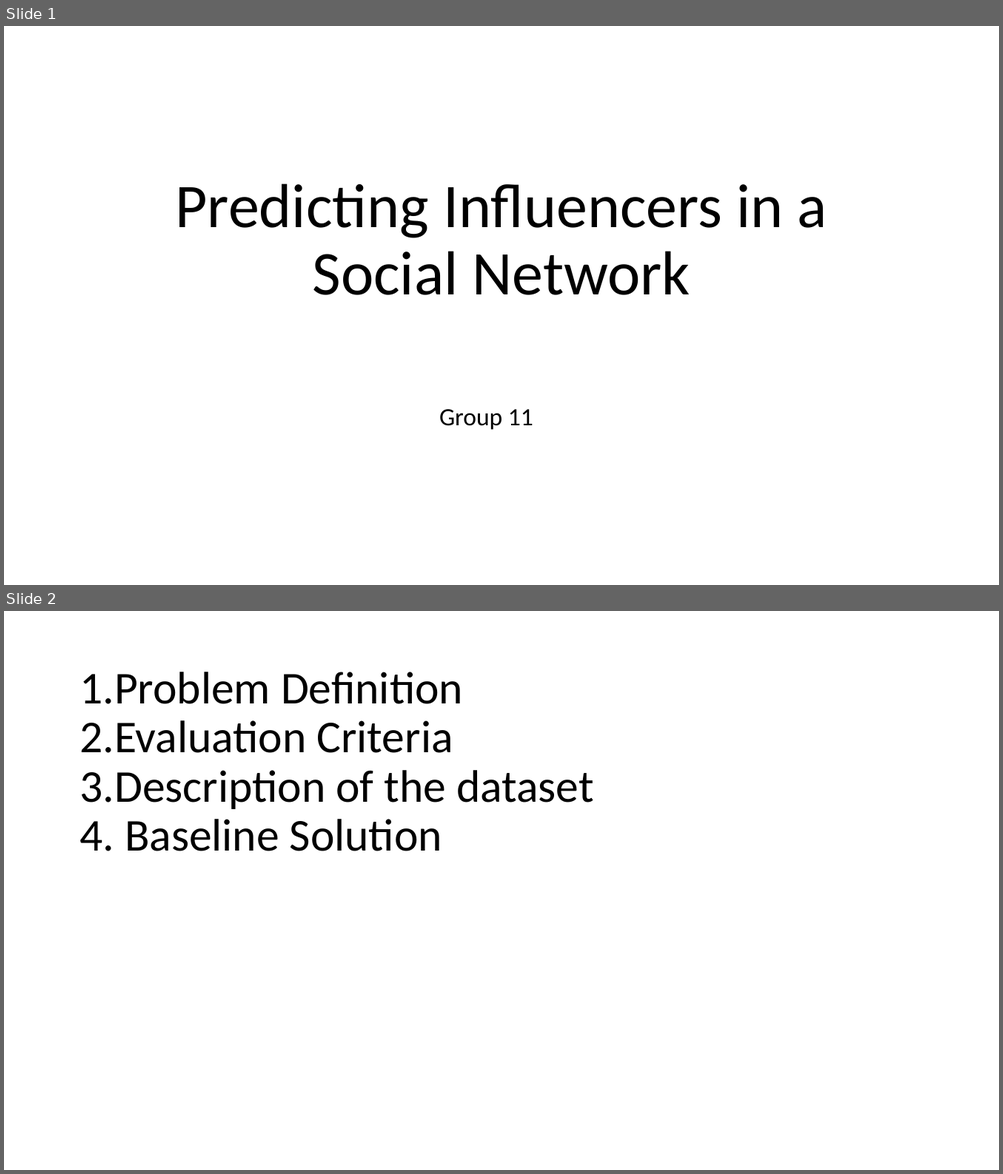
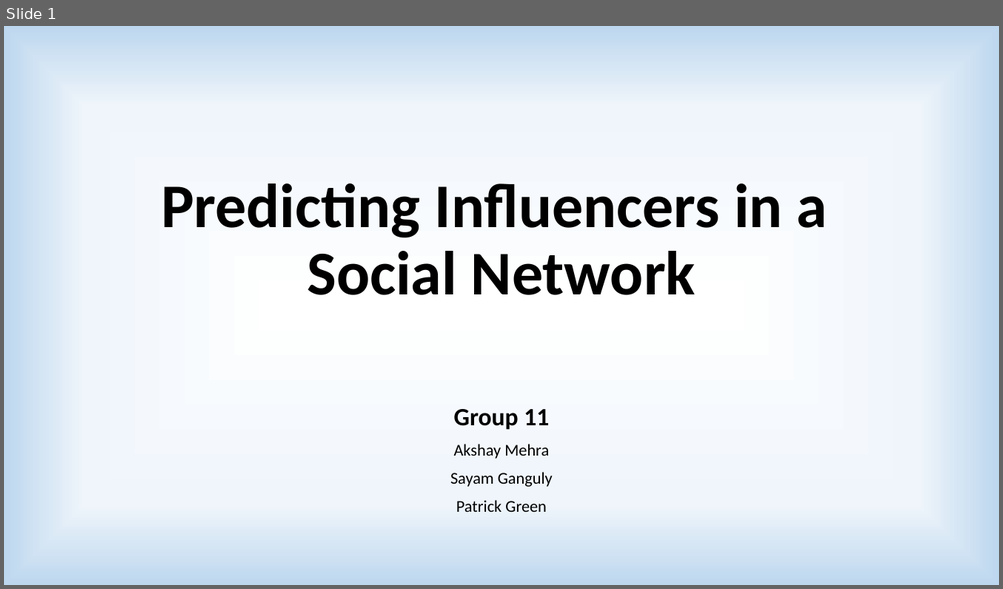
Before and after one commit to akshaymehra24/who-is-more-influential, a slide deck: Predicting Influencers in a Social Network.pptx. Shown one above the other, each under a label of ours: slides 1 and 2 before the commit, slide 1 after it. The pictures are 1003x1174 and 1003x589 pixels, drawn with LibreOffice and Linux fonts; fonts in the diff are those of the drawing. Boxes give left, top, right and bottom in pixels: in the first picture for what was removed or moved away, otherwise in the second. Text is boxed around its words. In the diff, an @@ line names an element or a change of style, - is before the commit and + after.

```diff
--- a/Predicting Influencers in a Social Network.pptx
+++ b/Predicting Influencers in a Social Network.pptx
@@ slide 2 removed at [4,611,999,1170], background #FFFFFF @@
@@ title removed at [79,672,594,851] @@
-1.Problem Definition
-2.Evaluation Criteria
-3.Description of the dataset
-4. Baseline Solution
@@ slide 1 changed as well @@
@@ background #FFFFFF to gradient #FFFFFF to #EFF5FB to #BDD7EE @@
@@ title "Predicting Influencers in a Social ...": place and size @@
-title "Predicting Influencers in a Social ..." at [176,184,826,295]
+title "Predicting Influencers in a Social ..." at [161,184,827,295]
@@ title "Predicting Influencers in a Social ..." at [161,184,827,295]: bold on @@
@@ subtitle "Group 11": place and size @@
-subtitle "Group 11" at [439,409,533,430]
+subtitle "Group 11" at [450,409,552,512]
@@ subtitle at [454,409,549,430]: bold on in "Group 11" @@
@@ subtitle at [450,444,552,512]: paragraphs added @@
+Akshay Mehra
+Sayam Ganguly
+Patrick Green
```
Also in this commit, not shown: 8 other slides changed, 5 slides added, 3 other slides removed.
